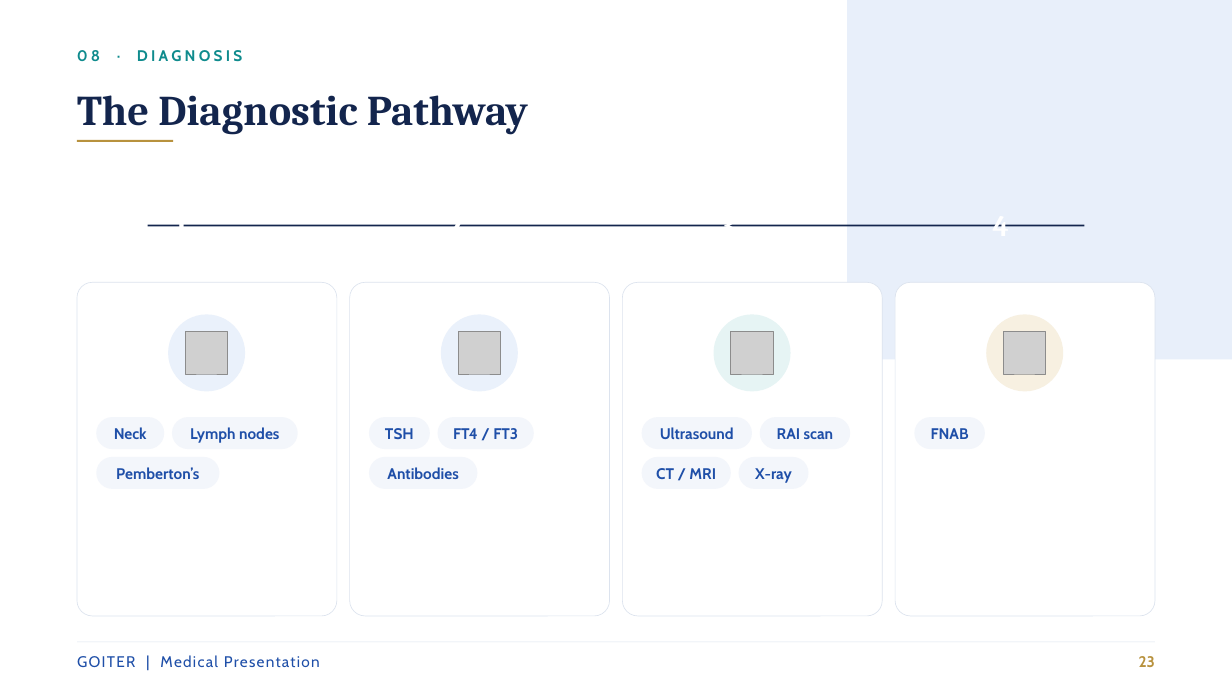
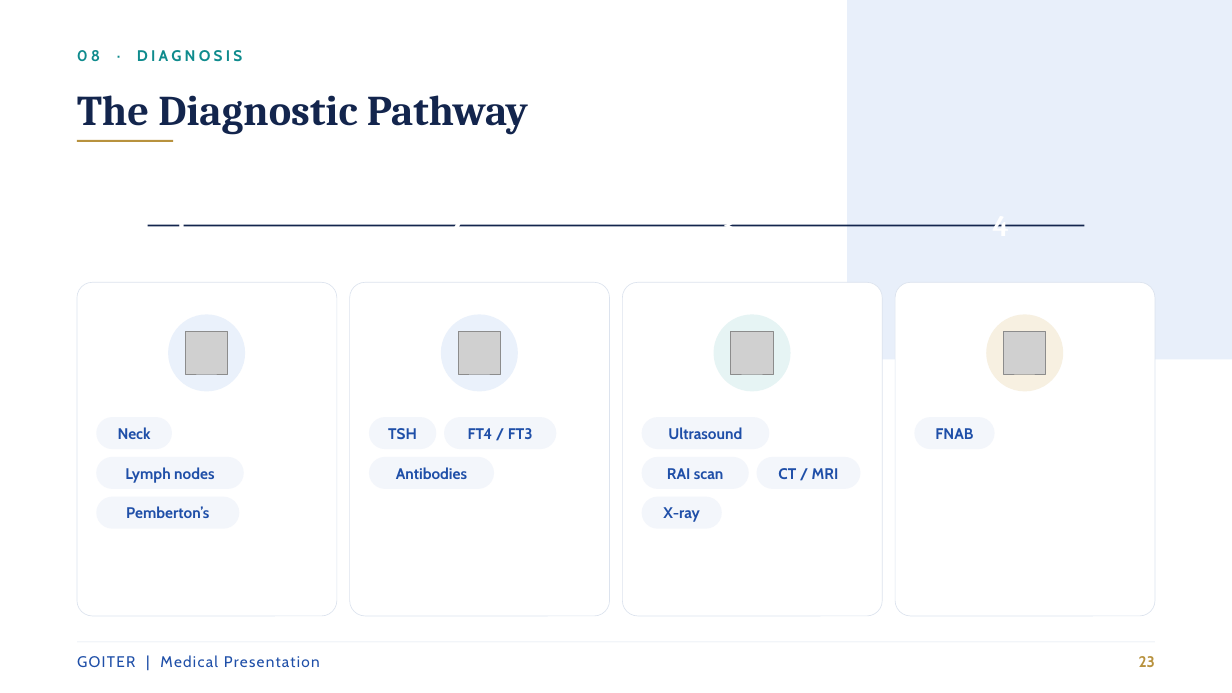
Before and after one commit to amrkarm548-ops/DSLIDES, a slide deck: slide 23 of Goiter_Presentation.pptx. Drawn at 1232x693 pixels with LibreOffice and Linux fonts; fonts in the diff are those of the drawing; grey boxes stand for pictures. Boxes give left, top, right and bottom in pixels: in the first picture for what was removed or moved away, otherwise in the second. Text is boxed around its words. In the diff, an @@ line names an element or a change of style, - is before the commit and + after.

Commit message:
Fix cover overlap for real: measure text with widest substitute font and scale to fit one line

```diff
--- a/Goiter_Presentation.pptx
+++ b/Goiter_Presentation.pptx
@@ rounded rectangle: place and size @@
-rounded rectangle at [96, 417, 165, 449]
+rounded rectangle at [96, 417, 172, 449]
@@ rounded rectangle: place and size @@
-rounded rectangle at [369, 417, 430, 449]
+rounded rectangle at [369, 417, 436, 449]
@@ rounded rectangle: place and size @@
-rounded rectangle at [438, 417, 534, 449]
+rounded rectangle at [445, 417, 557, 449]
@@ rounded rectangle: place and size @@
-rounded rectangle at [641, 417, 751, 449]
+rounded rectangle at [641, 417, 769, 449]
@@ rounded rectangle: place and size @@
-rounded rectangle at [915, 417, 985, 449]
+rounded rectangle at [915, 417, 995, 449]
@@ text "Neck": place and size @@
-text "Neck" at [114, 427, 147, 439]
+text "Neck" at [118, 427, 151, 439]
@@ text "FT4 / FT3": place and size @@
-text "FT4 / FT3" at [453, 428, 518, 439]
+text "FT4 / FT3" at [468, 428, 533, 439]
@@ text "Ultrasound": place and size @@
-text "Ultrasound" at [660, 427, 734, 439]
+text "Ultrasound" at [668, 427, 742, 439]
@@ text "FNAB": place and size @@
-text "FNAB" at [931, 428, 969, 439]
+text "FNAB" at [935, 428, 973, 439]
@@ text "Lymph nodes": place and size @@
-text "Lymph nodes" at [190, 427, 279, 443]
+text "Lymph nodes" at [125, 467, 214, 483]
@@ rounded rectangle: place and size @@
-rounded rectangle at [172, 417, 298, 449]
+rounded rectangle at [96, 457, 244, 489]
@@ text "Antibodies": place and size @@
-text "Antibodies" at [387, 467, 458, 479]
+text "Antibodies" at [396, 467, 467, 479]
@@ rounded rectangle: place and size @@
-rounded rectangle at [369, 457, 477, 489]
+rounded rectangle at [369, 457, 494, 489]
@@ text "RAI scan": place and size @@
-text "RAI scan" at [777, 428, 834, 439]
+text "RAI scan" at [667, 468, 724, 479]
@@ rounded rectangle: place and size @@
-rounded rectangle at [760, 417, 850, 449]
+rounded rectangle at [641, 457, 749, 489]
@@ text "CT / MRI": place and size @@
-text "CT / MRI" at [656, 468, 716, 479]
+text "CT / MRI" at [778, 468, 839, 479]
@@ rounded rectangle: place and size @@
-rounded rectangle at [641, 457, 731, 489]
+rounded rectangle at [757, 457, 860, 489]
@@ text "Pemberton’s": place and size @@
-text "Pemberton’s" at [116, 467, 199, 479]
+text "Pemberton’s" at [126, 506, 209, 518]
@@ rounded rectangle: place and size @@
-rounded rectangle at [96, 457, 219, 489]
+rounded rectangle at [96, 496, 239, 529]
@@ text "X-ray": place and size @@
-text "X-ray" at [755, 468, 792, 483]
+text "X-ray" at [663, 507, 700, 522]
@@ rounded rectangle: place and size @@
-rounded rectangle at [738, 457, 809, 489]
+rounded rectangle at [641, 496, 722, 529]
```
Also in this commit, not shown: 20 other slides changed.
